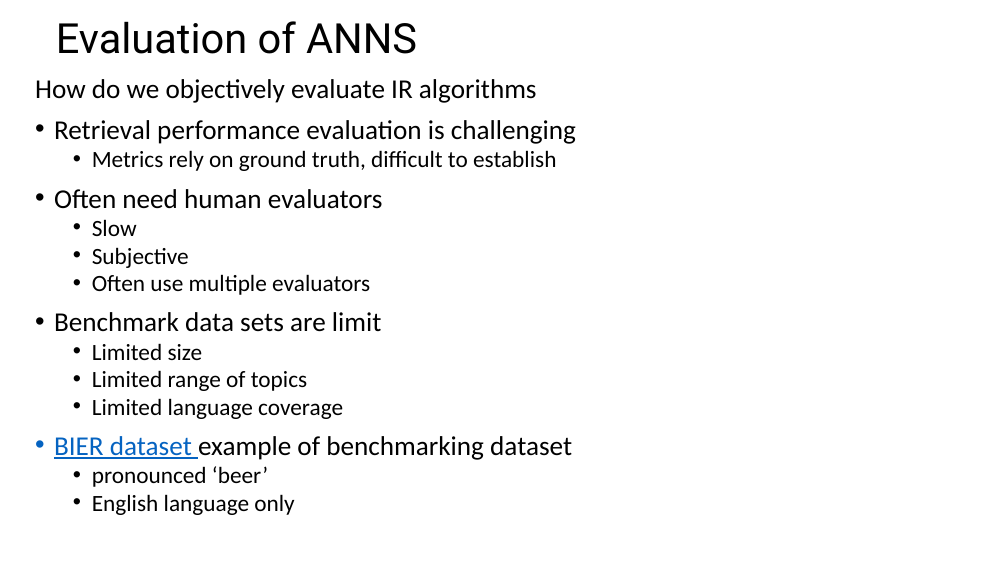
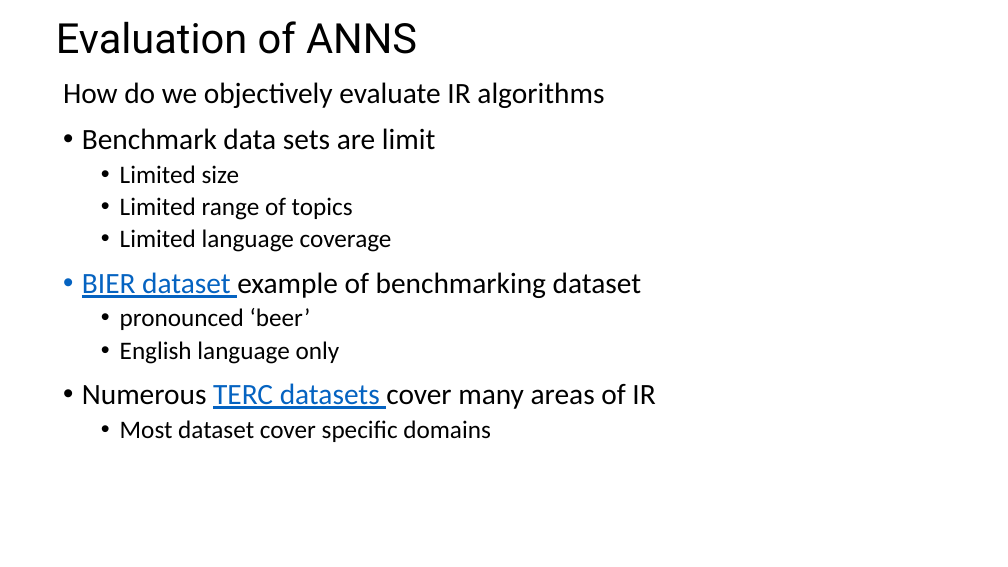
Before and after one commit to harelgabainew/school1, a slide deck: slide 17 of slides/6_InformationRetrievalSearch.pptx (slide 16 before the commit). Drawn at 1008x567 pixels with LibreOffice and Linux fonts; fonts in the diff are those of the drawing. Boxes give left, top, right and bottom in pixels: in the first picture for what was removed or moved away, otherwise in the second. Text is boxed around its words. In the diff, an @@ line names an element or a change of style, - is before the commit and + after.

Commit message:
Improved notation, corrected typos, split slide

```diff
--- a/slides/6_InformationRetrievalSearch.pptx
+++ b/slides/6_InformationRetrievalSearch.pptx
@@ text "How do we objectively evaluate ...": place and size @@
-text "How do we objectively evaluate ..." at (35, 79, 576, 515)
+text "How do we objectively evaluate ..." at (63, 82, 655, 442)
@@ text at (63, 82, 642, 364): size 25.9 to 28 pt in "How do we objectively evaluate IR algorithms", "Benchmark data sets are limit", "BIER dataset example of benchmarking dataset"; size 22.2 to 24 pt in "Limited size", "Limited range of topics", "Limited language coverage", "pronounced ‘beer’" and 1 more places; line spacing 0.8 to 0.9 @@
@@ text at (54, 120, 576, 295): paragraphs removed @@
-• Retrieval performance evaluation is challenging
-  • Metrics rely on ground truth, difficult to establish
-• Often need human evaluators
-  • Slow
-  • Subjective
-  • Often use multiple evaluators
@@ text at (82, 383, 655, 442): paragraphs added @@
+• Numerous TERC datasets cover many areas of IR
+  • Most dataset cover specific domains
```
Also in this commit, not shown: 3 other slides changed, 2 slides added.
